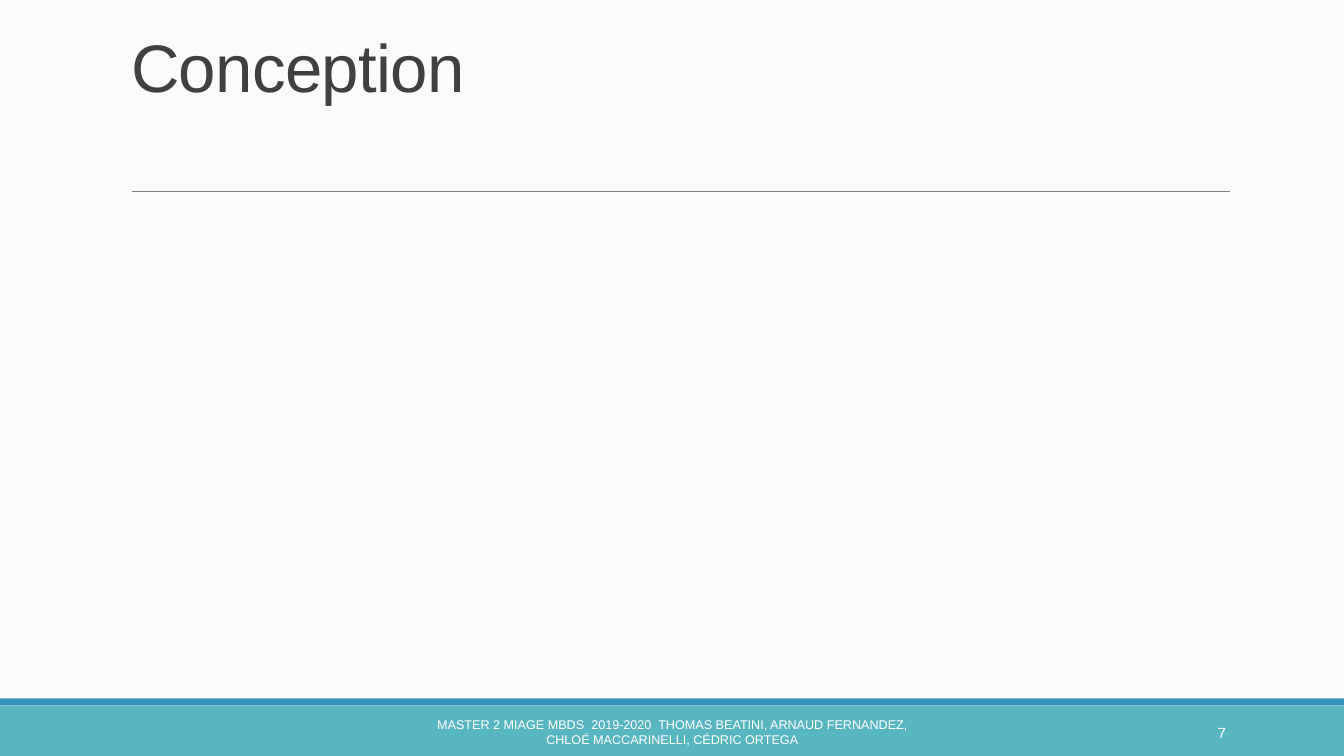
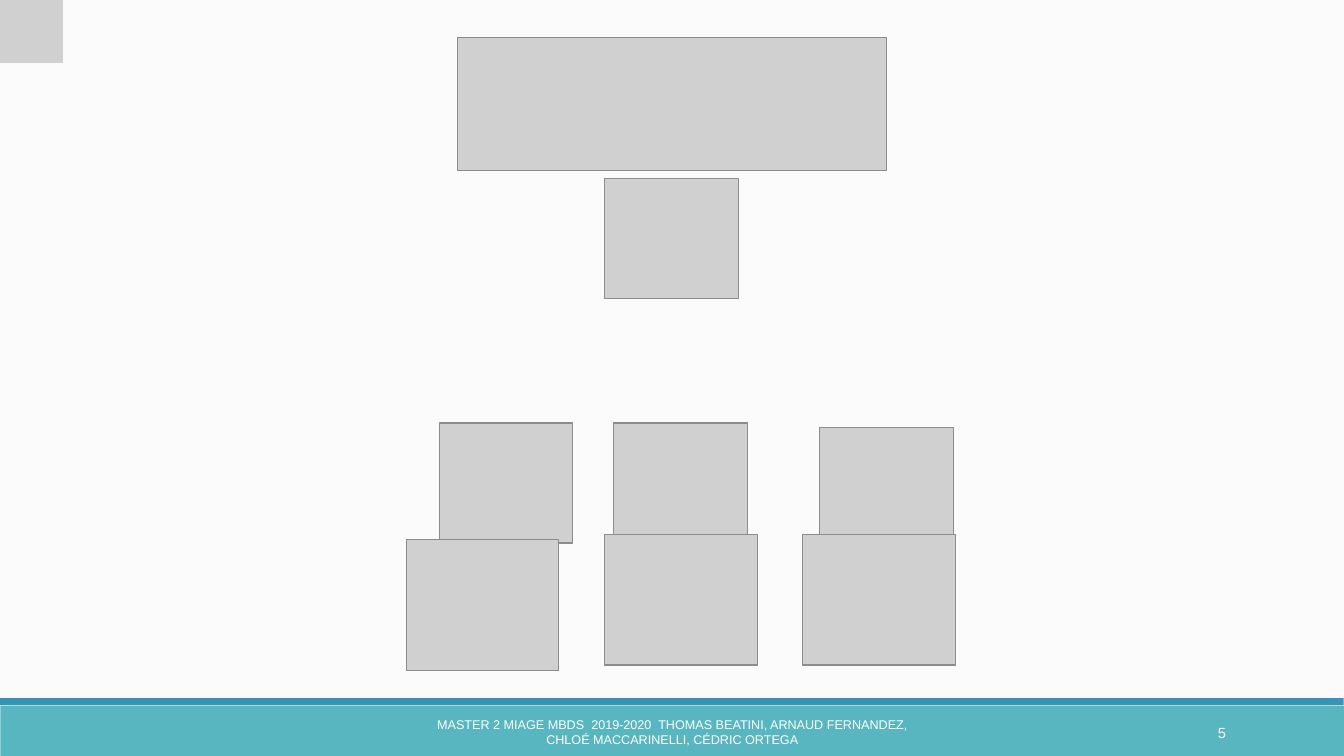
Before and after one commit to ChloeMaccarinelli/digitalGourde, a slide deck: slide 5 of doc/Presentation _digitalGourde.pptx (slide 7 before the commit). Drawn at 1344x756 pixels with LibreOffice and Linux fonts; fonts in the diff are those of the drawing; grey boxes stand for pictures. Boxes give left, top, right and bottom in pixels: in the first picture for what was removed or moved away, otherwise in the second. Text is boxed around its words. In the diff, an @@ line names an element or a change of style, - is before the commit and + after.

```diff
--- a/doc/Presentation _digitalGourde.pptx
+++ b/doc/Presentation _digitalGourde.pptx
@@ picture added at [0,0,63,63] @@
@@ title removed at [131,43,465,104] @@
-Conception
@@ picture added at [457,37,886,170] @@
@@ picture added at [605,178,739,298] @@
@@ line removed from (132, 192) to (1231, 192) @@
@@ picture added at [440,423,574,543] @@
@@ picture added at [614,423,748,543] @@
@@ picture added at [820,427,954,547] @@
@@ picture added at [406,539,559,670] @@
@@ picture added at [605,534,757,665] @@
@@ picture added at [803,534,955,665] @@
@@ page number at [1218,728,1226,738]: text changed @@
-7
+5
```
Also in this commit, not shown: 8 other slides changed, 17 slides added, 5 other files.
